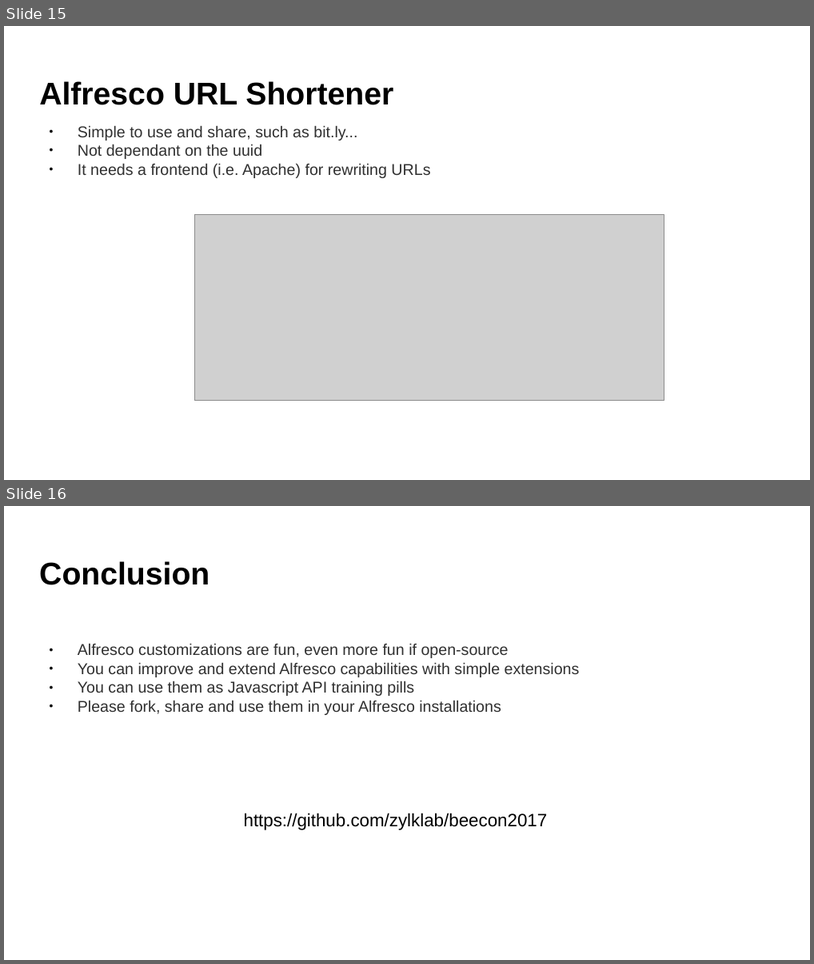
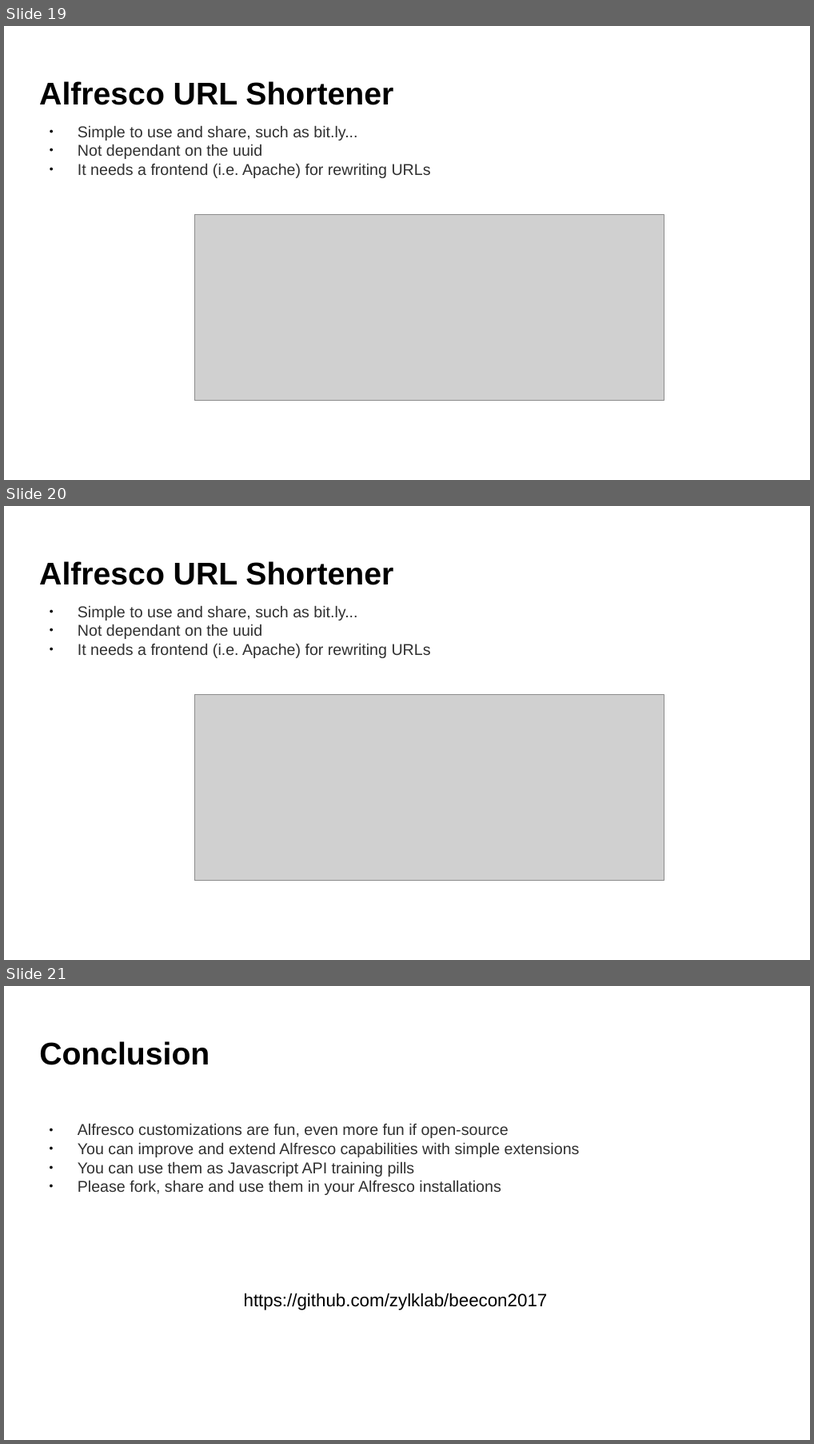
Before and after one commit to OrderOfTheBee/beecon, a slide deck: 2017/assets/files/L08/L08-Javascript API based developments for improving your Alfresco experience [Lightning Talk (5 m)].pptx. Shown one above the other, each under a label of ours: slides 15 and 16 before the commit, slides 19, 20 and 21 after it. The pictures are 814x964 and 814x1444 pixels, drawn with LibreOffice and Linux fonts; fonts in the diff are those of the drawing; grey boxes stand for pictures; background and template pictures are left out. Boxes give left, top, right and bottom in pixels: in the first picture for what was removed or moved away, otherwise in the second. Text is boxed around its words. In the diff, an @@ line names an element or a change of style, - is before the commit and + after.

```diff
--- a/2017/assets/files/L08/L08-Javascript API based developments for improving your Alfresco experience [Lightning Talk (5 m)].pptx
+++ b/2017/assets/files/L08/L08-Javascript API based developments for improving your Alfresco experience [Lightning Talk (5 m)].pptx
@@ slide 20 added at (4,506,810,960), background picture (left out) @@
@@ text added at (39,561,394,585), 28 pt, text #000000, bold @@
+Alfresco URL Shortener
@@ text added at (78,605,431,658), 14 pt, text #303030 @@
+● Simple to use and share, such as bit.ly...
+● Not dependant on the uuid
+● It needs a frontend (i.e. Apache) for rewriting URLs
@@ picture added at (194,694,664,880) @@
@@ what was slide 15 is now slide 19 @@
@@ what was slide 16 is now slide 21 @@
```
Also in this commit, not shown: 1 slide changed, 4 other slides added, 9 other files.
